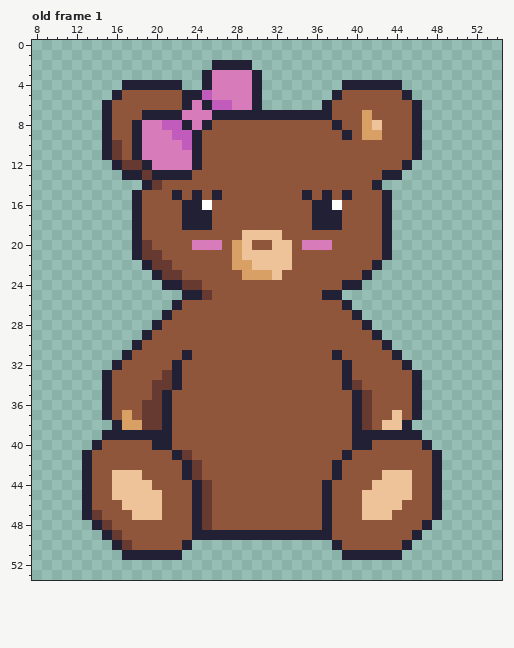
Pixel-art file, stored at aseprite_files/teddybear_girl.ase. Above: the version before the commit.
64x64 pixels, 2 frames. Shown: old frame 1: x 8..54, y 0..53. The commit also changed other frames, which this record leaves out.
And afterwards:
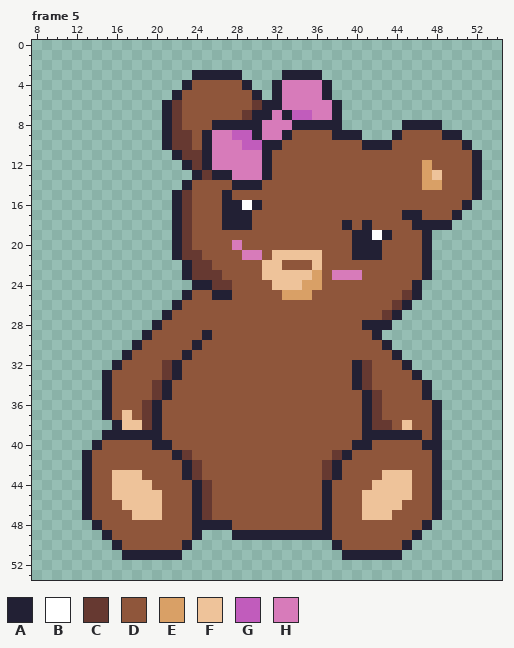
Palette (. is transparent): A #222034  B #ffffff  C #663931  D #8f563b  E #d9a066  F #eec39a  G #c15cbc  H #d77bba
A new or re-ordered frame is compared with the old frame closest to it.
Author's note on the commit: added dance animation for female bear
Diff:
frames 2 -> 6
--- frame 5 is new; against old frame 1
@@ x 8..54 @@
  1 ...............................................
- 2 ..................AAAA.........................
- 3 .................AHHHHA........................
- 4 .........AAAAAA..AHHHHA........AAAAAA..........
- 5 ........ADDDDDDAAGHHHHA.......ADDDDDDA.........
- 6 .......ADDDDDDDAHAGGHHA......ADDDDDDDDA........
- 7 .......ADDDAAAAHHHAAAAAAAAAAAADDDEDDDDA........
- 8 .......ADDAHHGGAHADDDDDDDDDDDDADDEFDDDA........
- 9 .......ADDAHHHGGADDDDDDDDDDDDDDADEEDDDA........
-10 .......ACDAHHHHGADDDDDDDDDDDDDDDDDDDDDA........
-11 .......ACDAHHHHHADDDDDDDDDDDDDDDDDDDDDA........
-12 ........ACCAHHHHADDDDDDDDDDDDDDDDDDDDA.........
-13 .........AACAAAADDDDDDDDDDDDDDDDDDDAA..........
-14 ...........ACDDDDDDDDDDDDDDDDDDDDDA............
-15 ..........ADDDADADADDDDDDDDADADADDDA...........
-16 ..........ADDDDAABDDDDDDDDDDAABDDDDA...........
-17 ..........ADDDDAAADDDDDDDDDDAAADDDDA...........
-18 ..........ADDDDAAADDDDDDDDDDAAADDDDA...........
-19 ..........ADDDDDDDDDDFFFFDDDDDDDDDDA...........
-20 ..........ACDDDDHHHDEFDDFFDHHHDDDDDA...........
-21 ..........ACCDDDDDDDEFFFFFDDDDDDDDDA...........
-22 ...........ACCDDDDDDEEFFFFDDDDDDDDA............
-23 ............ACCDDDDDDEEEFDDDDDDDDA.............
-24 .............AACCDDDDDDDDDDDDDDAA..............
-25 ...............AACDDDDDDDDDDDAA................
-26 ..............ADDDDDDDDDDDDDDDDA...............
-27 .............ADDDDDDDDDDDDDDDDDDA..............
-28 ............ADDDDDDDDDDDDDDDDDDDDA.............
-29 ...........ADDDDDDDDDDDDDDDDDDDDDDA............
-30 ..........ADDDDDDDDDDDDDDDDDDDDDDDDA...........
-31 .........ADDDDDADDDDDDDDDDDDDDADDDDDA..........
-32 ........ADDDDDADDDDDDDDDDDDDDDDADDDDDA.........
-33 .......ADDDDDCADDDDDDDDDDDDDDDDADDDDDDA........
-34 .......ADDDDCCADDDDDDDDDDDDDDDDACDDDDDA........
-35 .......ADDDDCADDDDDDDDDDDDDDDDDDACDDDDA........
-36 .......ADDDCCADDDDDDDDDDDDDDDDDDACDDDDA........
-37 .......ADEDCCADDDDDDDDDDDDDDDDDDACDDFDA........
-38 ........AEECCADDDDDDDDDDDDDDDDDDACDFFA.........
-39 .......AAAAAAADDDDDDDDDDDDDDDDDDAAAAAAA........
-40 ......ADDDDDAADDDDDDDDDDDDDDDDDDAADDDDDA.......
-41 .....ADDDDDDDDACDDDDDDDDDDDDDDDADDDDDDDDA......
-42 .....ADDDDDDDDDACDDDDDDDDDDDDDADDDDDDDDDA......
-43 .....ADDFFFDDDDACDDDDDDDDDDDDDADDDDFFFDDA......
+ 2 ...............................................
+ 3 ................AAAAA....AAAA..................
+ 4 ...............ADDDDDA..AHHHHA.................
+ 5 ..............ADDDDDDDA.AHHHHA.................
+ 6 .............ACDDDDDDDCAAHHHHHA................
+ 7 .............ACDDDDDDCAAHAGGHHA................
+ 8 .............ACDDDAAAAAHHHAAAAA......AAAA......
+ 9 .............ACCDAHHGGAHHADDDDAAA...ADDDDAA....
+10 .............ACCDAHHHGGAADDDDDDDDAAADDDDDDDA...
+11 ..............ACCAHHHHHADDDDDDDDDDDDDDDDDDDDA..
+12 ...............ACAHHHHHADDDDDDDDDDDDDDDEDDDDA..
+13 ................ACAAHHHADDDDDDDDDDDDDDDEFDDDA..
+14 ...............ADDDDAAADDDDDDDDDDDDDDDDEEDDDA..
+15 ..............ACDDDADDDDDDDDDDDDDDDDDDDDDDDDA..
+16 ..............ACDDDAABADDDDDDDDDDDDDDDDDDDDA...
+17 ..............ACDDDAAADDDDDDDDDDDDDDDAADDDA....
+18 ..............ACDDDAAADDDDDDDDDADADDDDAAAA.....
+19 ..............ACDDDDDDDDDDDDDDDDAABADDDA.......
+20 ..............ACDDDDHDDDDDDDDDDDAAADDDDA.......
+21 ..............ACCDDDDHHDFFFFFDDDAAADDDDA.......
+22 ...............ACCDDDDDFFDDDFDDDDDDDDDDA.......
+23 ...............ACCCDDDDFFFFFEDHHHDDDDDDA.......
+24 ................AACCDDDDFFFEEDDDDDDDDDA........
+25 ...............ADDAADDDDDEEEDDDDDDDDDCA........
+26 ..............ADDDDDDDDDDDDDDDDDDDDDCA.........
+27 .............ADDDDDDDDDDDDDDDDDDDDDCA..........
+28 ............ADDDDDDDDDDDDDDDDDDDDAAA...........
+29 ...........ADDDDDADDDDDDDDDDDDDDDDA............
+30 ..........ADDDDDADDDDDDDDDDDDDDDDDDA...........
+31 .........ADDDDDADDDDDDDDDDDDDDDDDDDDA..........
+32 ........ADDDDCADDDDDDDDDDDDDDDDDACDDDA.........
+33 .......ADDDDDCADDDDDDDDDDDDDDDDDACDDDDA........
+34 .......ADDDDCADDDDDDDDDDDDDDDDDDACDDDDDA.......
+35 .......ADDDDCADDDDDDDDDDDDDDDDDDDACDDDDA.......
+36 .......ADDDCADDDDDDDDDDDDDDDDDDDDACDDDDDA......
+37 .......ADFDCADDDDDDDDDDDDDDDDDDDDACDDDDDA......
+38 ........AFFCADDDDDDDDDDDDDDDDDDDDACCDFDDA......
+39 .......AAAAAADDDDDDDDDDDDDDDDDDDDAAAAAADA......
+40 ......ADDDDDAADDDDDDDDDDDDDDDDDDAADDDDDAA......
+41 .....ADDDDDDDDACDDDDDDDDDDDDDDCADDDDDDDDA......
+42 .....ADDDDDDDDDACDDDDDDDDDDDDCADDDDDDDDDA......
+43 .....ADDFFFDDDDACDDDDDDDDDDDDCADDDDFFFDDA......
 44 .....ADDFFFFDDDDACDDDDDDDDDDDADDDDFFFFDDA......
@@ x 12..29 @@
 46 .ADDDFFFFDDDACDDDD
-47 .ACDDDFFFDDDACDDDD
-48 ..ACDDDDDDDDACDDDD
-49 ...ACDDDDDDDAAAAAA
-50 ....ACDDDDDA......
+47 .ADDDDFFFDDDACDDDD
+48 ..ADDDDDDDDDAAAADD
+49 ...ADDDDDDDDA...AA
+50 ....ADDDDDDA......
 51 .....AAAAAA.......
Boxes around the changes in both pictures, in picture pixels (x1, y1, x2, y2):
changed: (102, 60, 482, 480)
changed: (92, 510, 132, 550)
changed: (202, 520, 232, 540)
